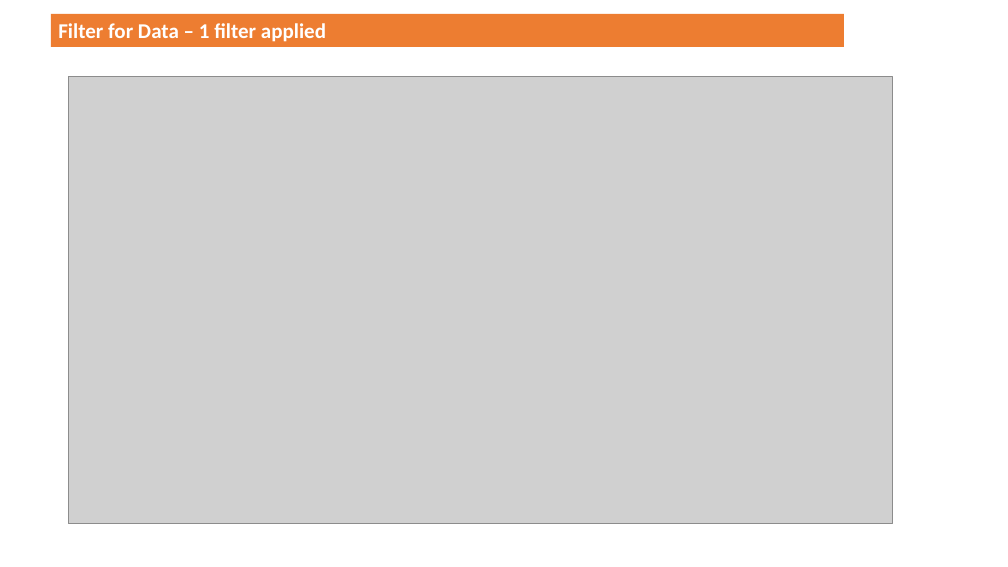
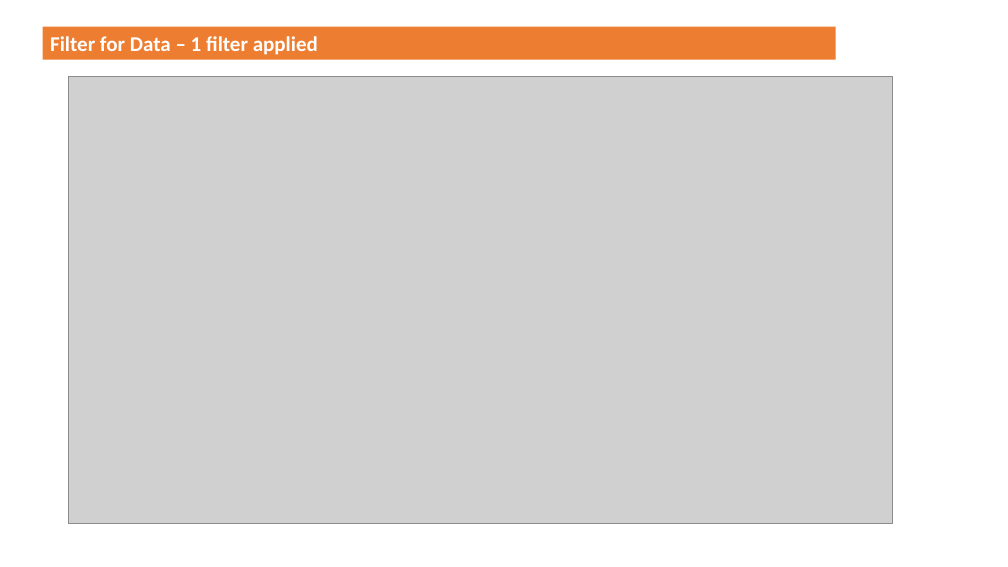
Before and after one commit to loriepeach1/14_javascript, a slide deck: slide 3 of ScreenImages.pptx. Drawn at 1008x567 pixels with LibreOffice and Linux fonts; fonts in the diff are those of the drawing; grey boxes stand for pictures. Boxes give left, top, right and bottom in pixels: in the first picture for what was removed or moved away, otherwise in the second. Text is boxed around its words. In the diff, an @@ line names an element or a change of style, - is before the commit and + after.

```diff
--- a/ScreenImages.pptx
+++ b/ScreenImages.pptx
@@ rectangle "Filter for Data – 1 ...": place and size @@
-rectangle "Filter for Data – 1 ..." at (51,14,844,47)
+rectangle "Filter for Data – 1 ..." at (43,26,836,60)
```
Also in this commit, not shown: 1 slide added, 1 other file.
